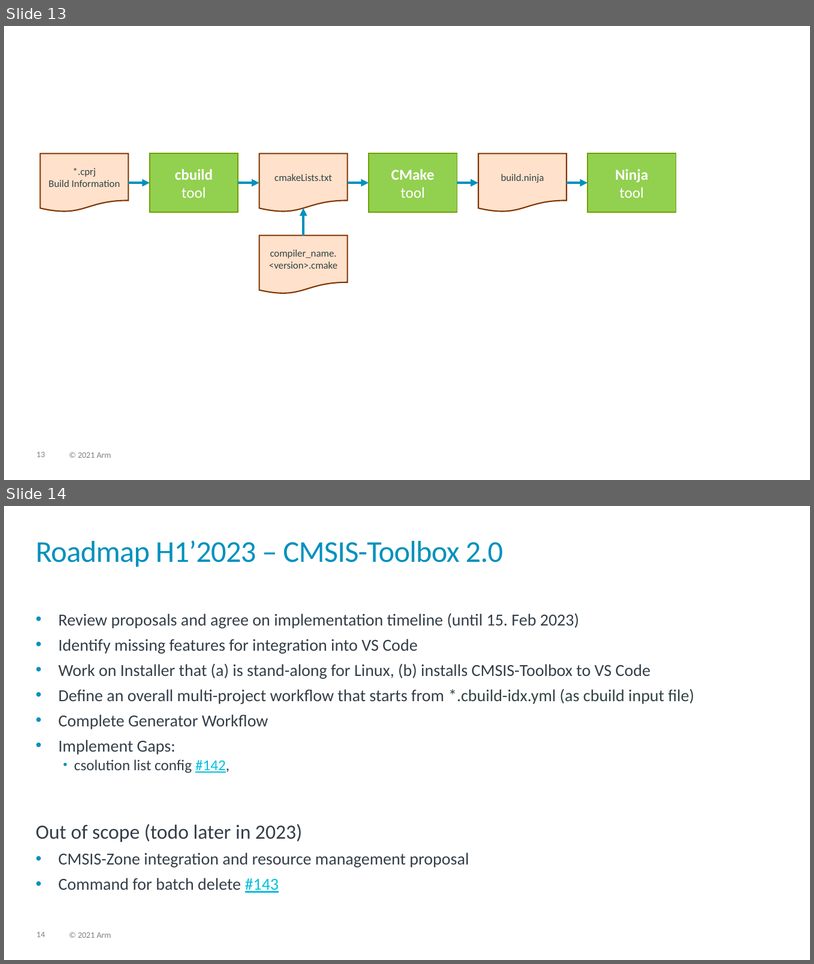
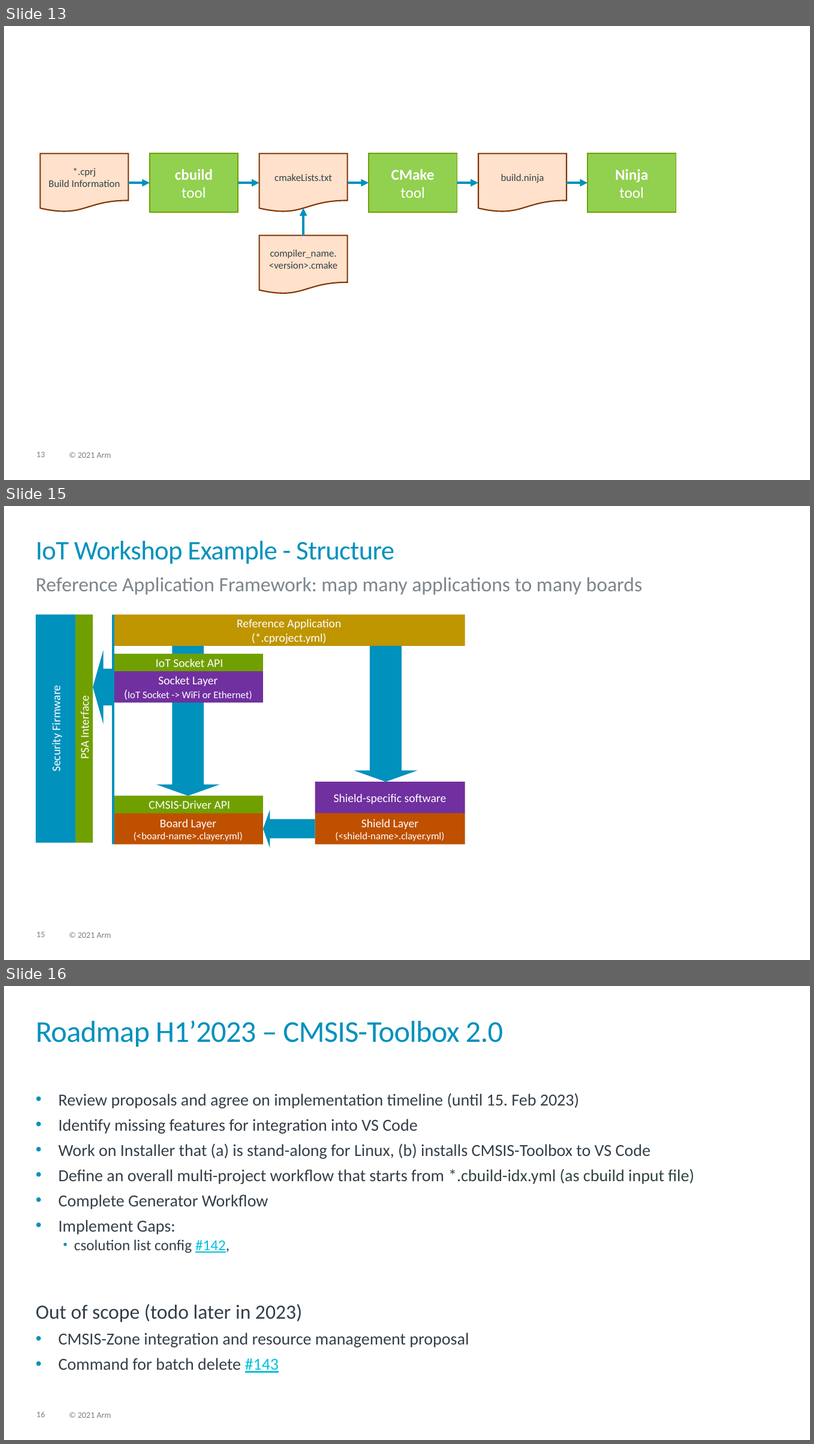
Before and after one commit to Open-CMSIS-Pack/devtools, a slide deck: tools/projmgr/docs/Manual/images/overview.pptx. Shown one above the other, each under a label of ours: slides 13 and 14 before the commit, slides 13, 15 and 16 after it; the slides between them are not shown. The pictures are 814x964 and 814x1444 pixels, drawn with LibreOffice and Linux fonts; fonts in the diff are those of the drawing. Boxes give left, top, right and bottom in pixels: in the first picture for what was removed or moved away, otherwise in the second. Text is boxed around its words. In the diff, an @@ line names an element or a change of style, - is before the commit and + after.

Commit message:
Manual Updates (Scope of CMSIS-Toolbox 2.0) (#738)
Clarified scope of CMSIS-Toolbox 2.0
Minor manual corrections
Added:
  - Linker Script Management
  - Reference Example Framework

```diff
--- a/tools/projmgr/docs/Manual/images/overview.pptx
+++ b/tools/projmgr/docs/Manual/images/overview.pptx
@@ slide 15 added at [4,506,810,960], background #FFFFFF; not listed: 2 template elements that a slide beside it also shows @@
@@ title added at [36,541,395,564], 32 pt, text #0091BD @@
+IoT Workshop Example - Structure
@@ text added at [36,577,642,595], 24 pt, text #7D868C @@
+Reference Application Framework: map many applications to many boards
@@ rectangle added at [36,615,75,843], fill #0091BD, 14 pt, text #FFFFFF @@
+Security Firmware
@@ rectangle added at [75,614,93,843], fill #70A000, 14 pt, text #FFFFFF @@
+PSA Interface
@@ rectangle added at [113,614,465,646], fill #BF9500, 14 pt, text #FFFFFF @@
+Reference Application
+(*.cproject.yml)
@@ line added from (113, 614) to (113, 844), #0091BD 3 pt @@
@@ down arrow added at [156,646,220,796], fill #0091BD @@
@@ down arrow added at [354,646,418,782], fill #0091BD @@
@@ down arrow added at [93,650,113,724], fill #0091BD @@
@@ rectangle added at [113,654,264,671], fill #70A000, 14 pt, text #FFFFFF @@
+IoT Socket API
@@ rectangle added at [113,671,264,703], fill #7030A0, 12 pt, text #FFFFFF @@
+Socket Layer
+(IoT Socket -> WiFi or Ethernet)
@@ rectangle added at [315,782,465,813], fill #7030A0, 14 pt, text #FFFFFF @@
+Shield-specific software
@@ rectangle added at [113,796,264,813], fill #70A000, 14 pt, text #FFFFFF @@
+CMSIS-Driver API
@@ down arrow added at [264,809,315,848], fill #0091BD @@
@@ rectangle added at [113,813,264,844], fill #BF5000, 12 pt, text #FFFFFF @@
+Board Layer
+(<board-name>.clayer.yml)
@@ rectangle added at [315,813,465,844], fill #BF5000, 12 pt, text #FFFFFF @@
+Shield Layer
+(<shield-name>.clayer.yml)
@@ what was slide 14 is now slide 16 @@
@@ page number at [36,1411,45,1417]: text changed @@
-14
+16
```
Also in this commit, not shown: 2 slides changed, 2 other slides added, 10 other files.
